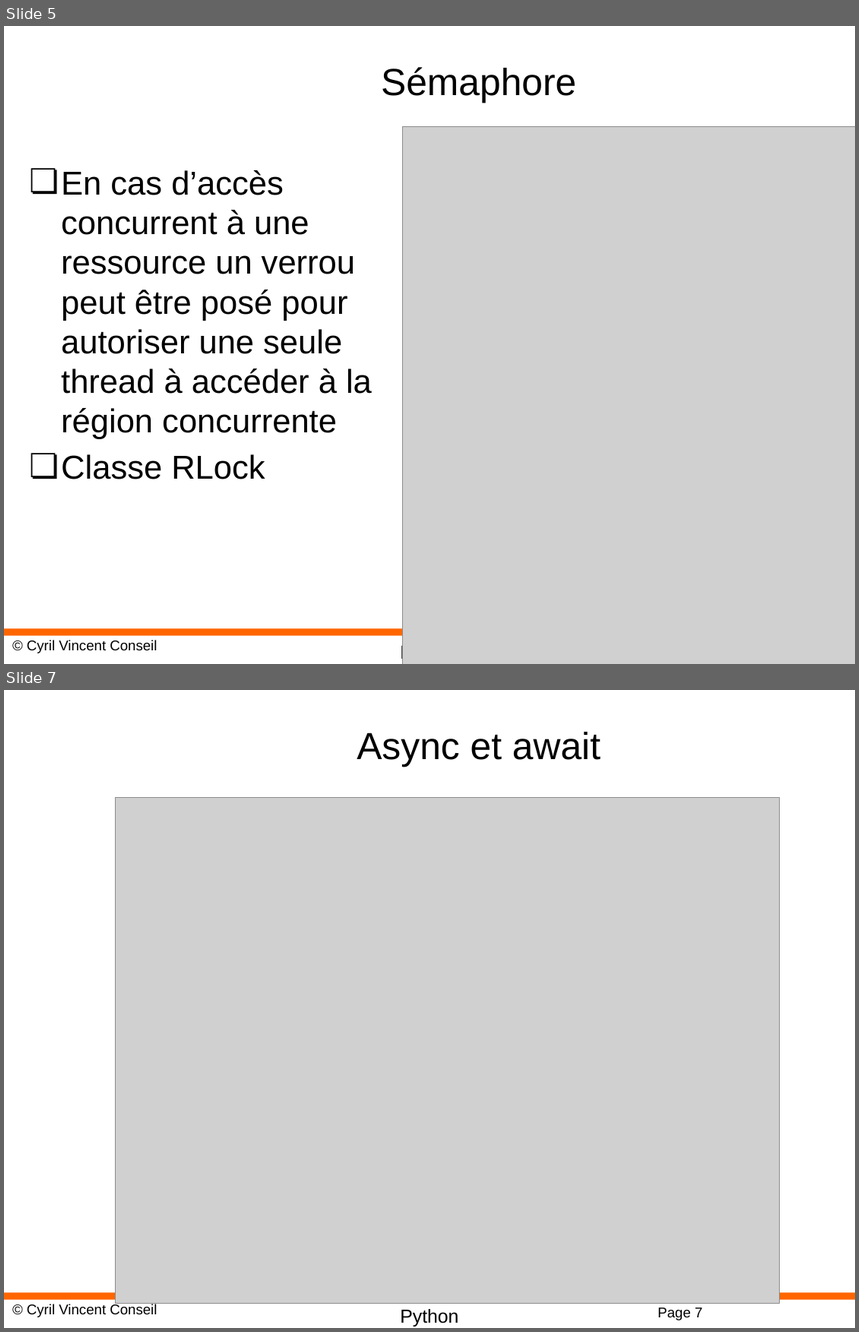
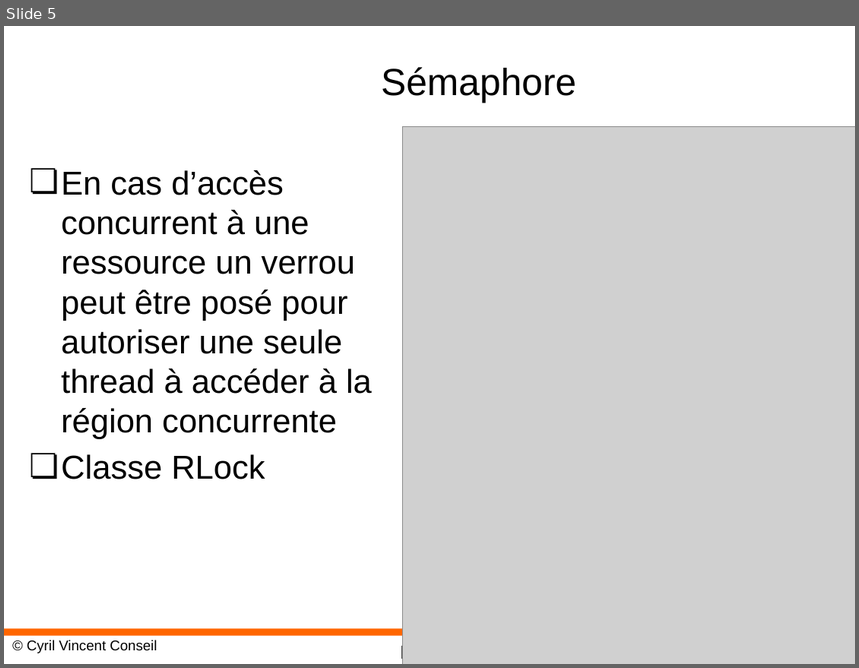
Before and after one commit to cyrilvincent/python-advanced, a slide deck: PPT/Python21-Threading.pptx. Shown one above the other, each under a label of ours: slides 5 and 7 before the commit, slide 5 after it; the slides between them are not shown. The pictures are 859x1332 and 859x668 pixels, drawn with LibreOffice and Linux fonts; fonts in the diff are those of the drawing; grey boxes stand for pictures; background and template pictures are left out. Boxes give left, top, right and bottom in pixels: in the first picture for what was removed or moved away, otherwise in the second. Text is boxed around its words. In the diff, an @@ line names an element or a change of style, - is before the commit and + after.

```diff
--- a/PPT/Python21-Threading.pptx
+++ b/PPT/Python21-Threading.pptx
@@ slide 7 removed at (x1=4, y1=690, x2=855, y2=1328), background #FFFFFF; not listed: 3 template elements that a slide beside it also shows @@
@@ title removed at (x1=357, y1=732, x2=601, y2=767) @@
-Async et await
@@ picture removed at (x1=116, y1=797, x2=779, y2=1304) @@
@@ page number removed at (x1=658, y1=1308, x2=702, y2=1321) @@
-Page 7
```
Also in this commit, not shown: 1 slide added, 6 other slides removed, 33 other files.
